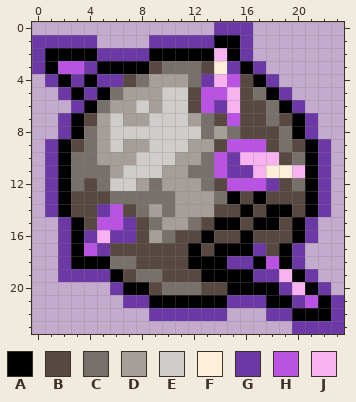
Pixel-art sprite, stored at interface/cockpit/planets/ehr_tumormoon.png. Above: the version before the commit.
The file is 24x24 pixels.
Palette (. is transparent): A #000000  B #574842  C #78716b  D #a69e98  E #cfcdca  F #ffefd9  G #6b38a6  H #ba52e4  J #f7b2ef
Pixels before, first column x 0:
 0 ..............GGG.......
 1 GGGGG....GGGGGAAG.......
 2 GAAAAGGGGAAAAAJAG.......
 3 GAHHGAAAABCCCBFGAG......
 4 .GAGAGGBCDDDCGJHBAG.....
 5 ..GAGACDDDEEBHHJBCAG....
 6 ...GACDDEDEEBHGJBBCAG...
 7 ..GABDEDDEEEDCBHBBCBAG..
 8 ..GACDEEEEEEECDCBBBCAG..
 9 .GABCDEDDEEEDDBHHHBCBAG.
10 .GACCDDDEEEDDCHGJJJBCAG.
11 .GACCCDEEEDDCCHGGJFFJAG.
12 .GACBCEEDCDDDCBHHHGBCAG.
13 .GABBBCCCCCDDDCABABBBAG.
14 .GABBGHBCDCDDDBBABAABAG.
15 ..GABHHGBCDDCBAABAABAG..
16 ..GAGJGGBDCBBABBABBBAG..
17 ..GAHGBBBBBBABAAAGBAG...
18 ..GAAACCBBBBAAAGGAHAG...
19 ..GGGGABCCBBBAAAAGGJAG..
20 ......GAABCCCBBAAAAGJAG.
21 .......GGAAAAAAGGGAAGHAG
22 .........GGGGGG...GGAAAG
23 ....................GGGG
The result:
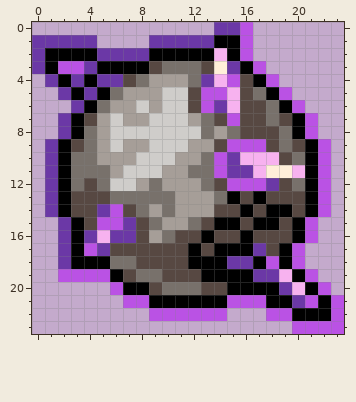
The exact change:
Changed rows in their new state; - is an unchanged pixel.
first column x 2:
 0 --------------H-------
 1 --------------H-------
 2 --------------H-------
 3 ---------------H------
 4 ----------------H-----
 5 -----------------H----
 6 ------------------H---
 7 -------------------H--
 8 -------------------H--
 9 --------------------H-
10 --------------------H-
11 --------------------H-
12 --------------------H-
13 --------------------H-
14 --------------------H-
15 -------------------H--
16 -------------------H--
17 ------------------H---
18 ------------------H---
19 HHHH---------------H--
20 ----H---------------H-
21 -----HH------HHH-----H
22 -------HHHHHH---HH---H
23 ------------------HHHH
